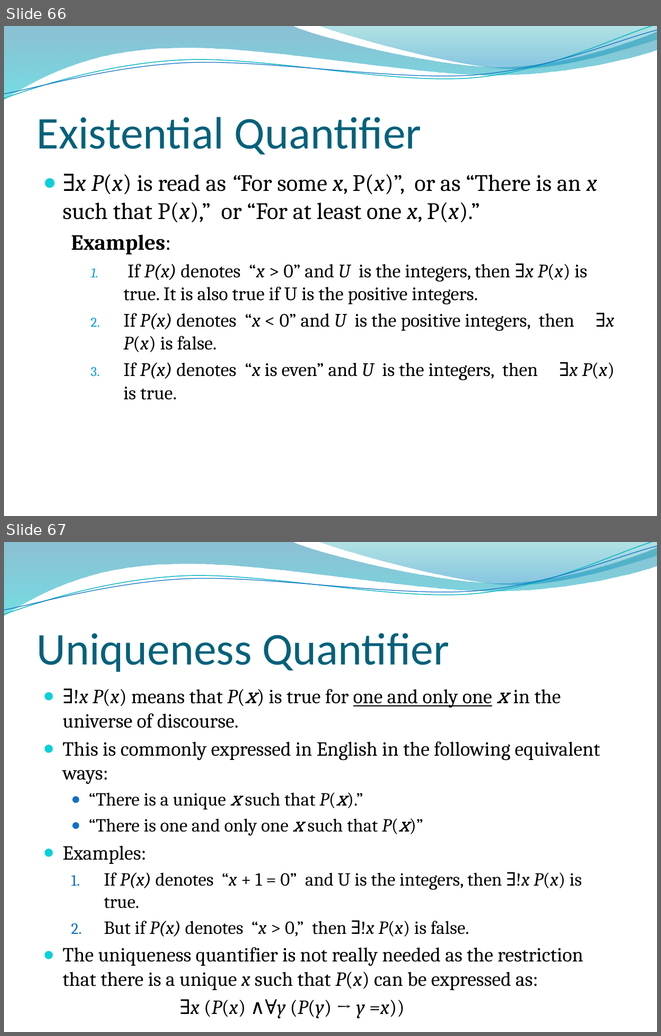
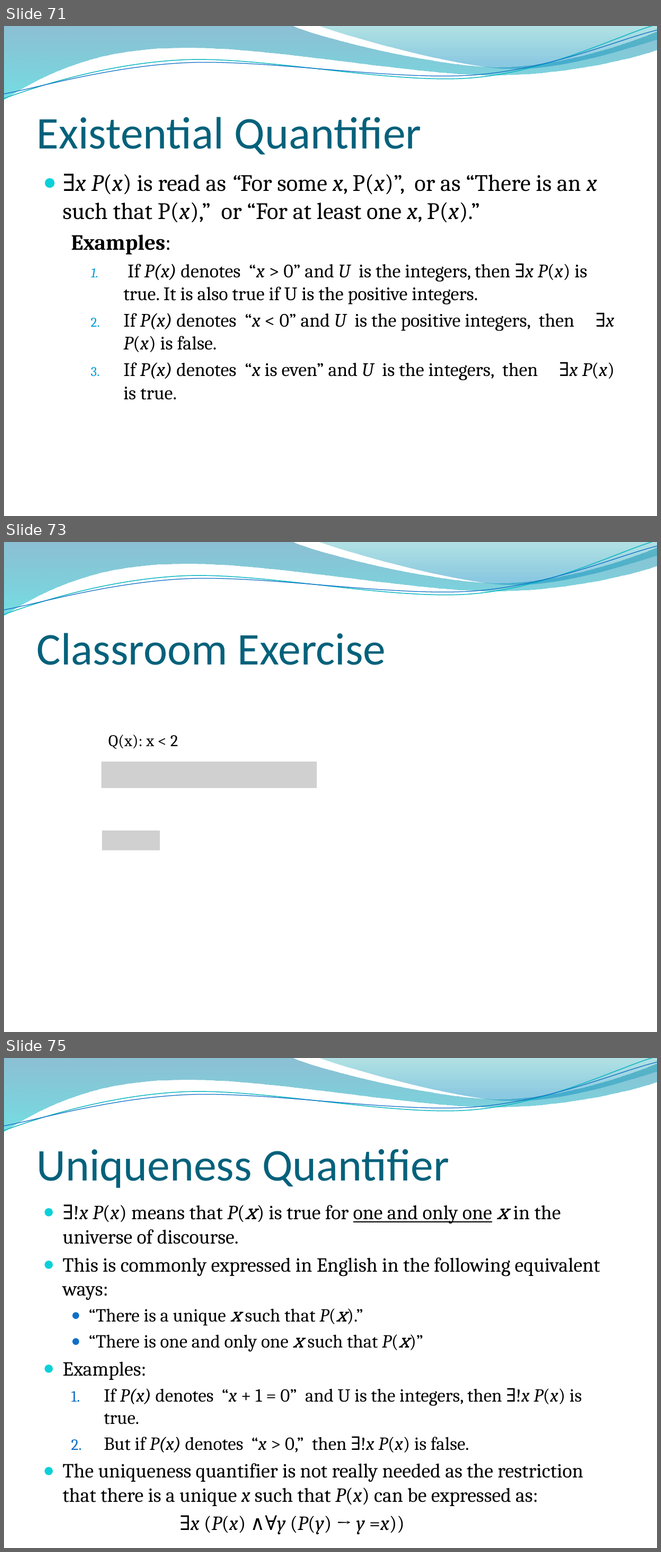
Before and after one commit to lin-chen-GA/lin-chen-GA.github.io, a slide deck: cs2620/slides/cs2620_notes1.pptx. Shown one above the other, each under a label of ours: slides 66 and 67 before the commit, slides 71, 73 and 75 after it; the slides between them are not shown. The pictures are 661x1036 and 661x1552 pixels, drawn with LibreOffice and Linux fonts; fonts in the diff are those of the drawing; grey boxes stand for pictures; background and template pictures are left out. Boxes give left, top, right and bottom in pixels: in the first picture for what was removed or moved away, otherwise in the second. Text is boxed around its words. In the diff, an @@ line names an element or a change of style, - is before the commit and + after.

```diff
--- a/cs2620/slides/cs2620_notes1.pptx
+++ b/cs2620/slides/cs2620_notes1.pptx
@@ slide 73 added at [4, 542, 657, 1032], background picture (left out); not listed: 4 template elements that a slide beside it also shows @@
@@ title added at [37, 633, 386, 665], 50 pt, text #04617B @@
+Classroom Exercise
@@ text added at [108, 734, 178, 749], 18 pt, text #000000 @@
+Q(x): x < 2
@@ picture added at [102, 761, 317, 787] @@
@@ picture added at [102, 831, 160, 850] @@
@@ what was slide 66 is now slide 71 @@
@@ what was slide 67 is now slide 75 @@
```
Also in this commit, not shown: 7 slides changed, 9 other slides added, 2 other files.
